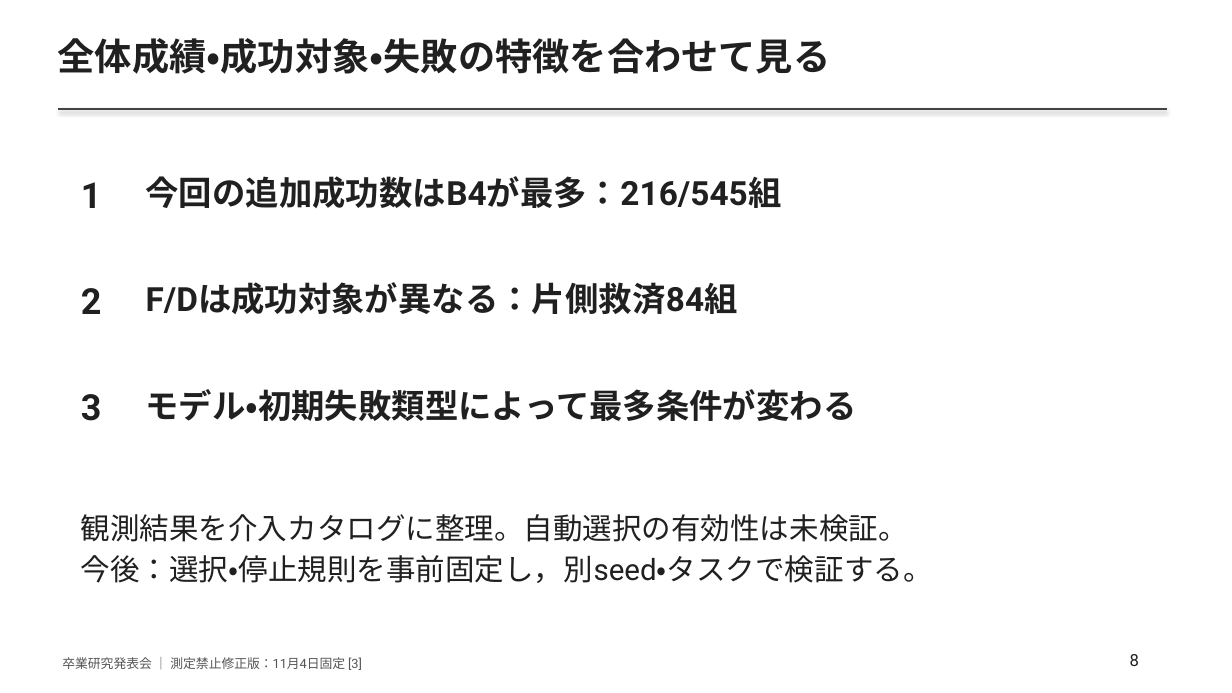
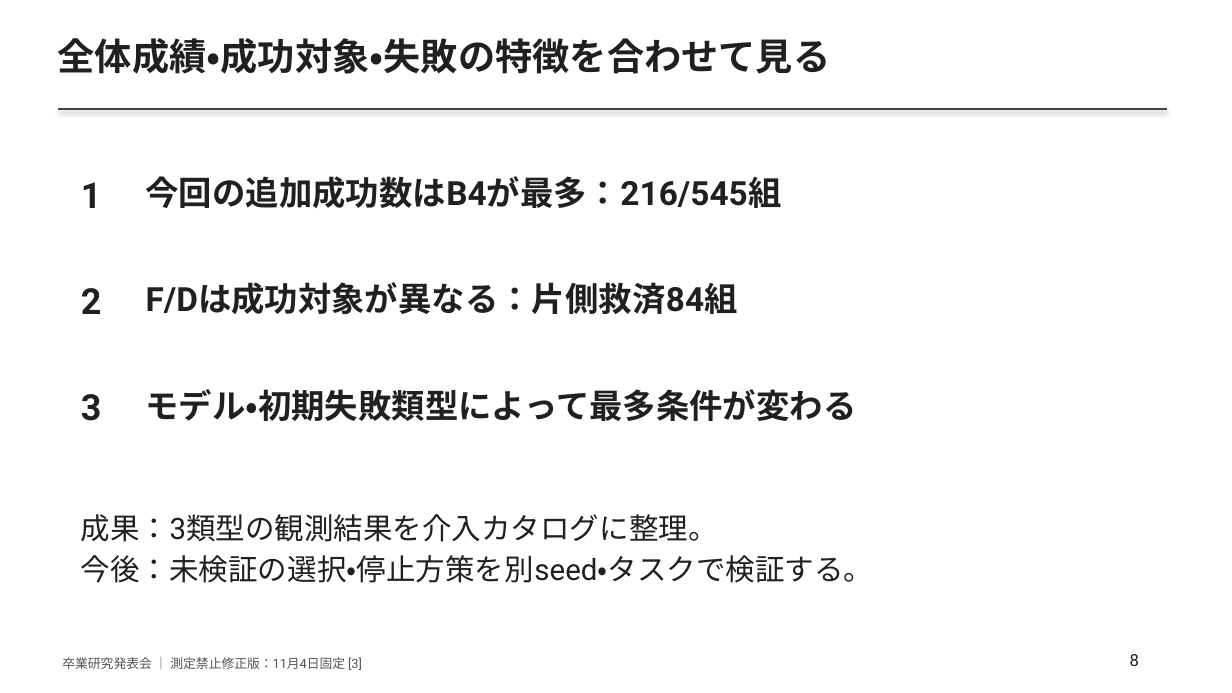
Before and after one commit to yuuma-ito/2026_ito_qLLM-ver3, a slide deck: slide 8 of docs/graduation2026/slides.pptx. Drawn at 1232x693 pixels with LibreOffice and Linux fonts; fonts in the diff are those of the drawing. Boxes give left, top, right and bottom in pixels: in the first picture for what was removed or moved away, otherwise in the second. Text is boxed around its words. In the diff, an @@ line names an element or a change of style, - is before the commit and + after.

```diff
--- a/docs/graduation2026/slides.pptx
+++ b/docs/graduation2026/slides.pptx
@@ text at (x1=81, y1=514, x2=874, y2=583): text changed @@
-観測結果を介入カタログに整理。自動選択の有効性は未検証。
-今後：選択・停止規則を事前固定し，別seed・タスクで検証する。
+成果：3類型の観測結果を介入カタログに整理。
+今後：未検証の選択・停止方策を別seed・タスクで検証する。
```
Also in this commit, not shown: 4 other slides changed, 8 other files.
